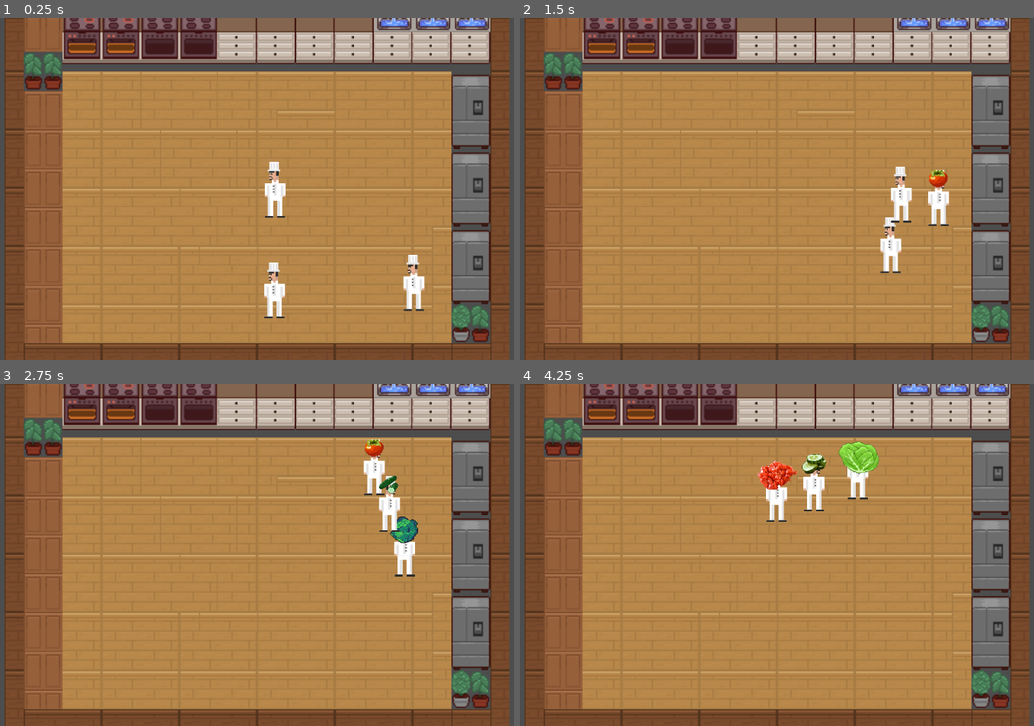
Above: before the commit, frames 1-4 (two rows, left to right).
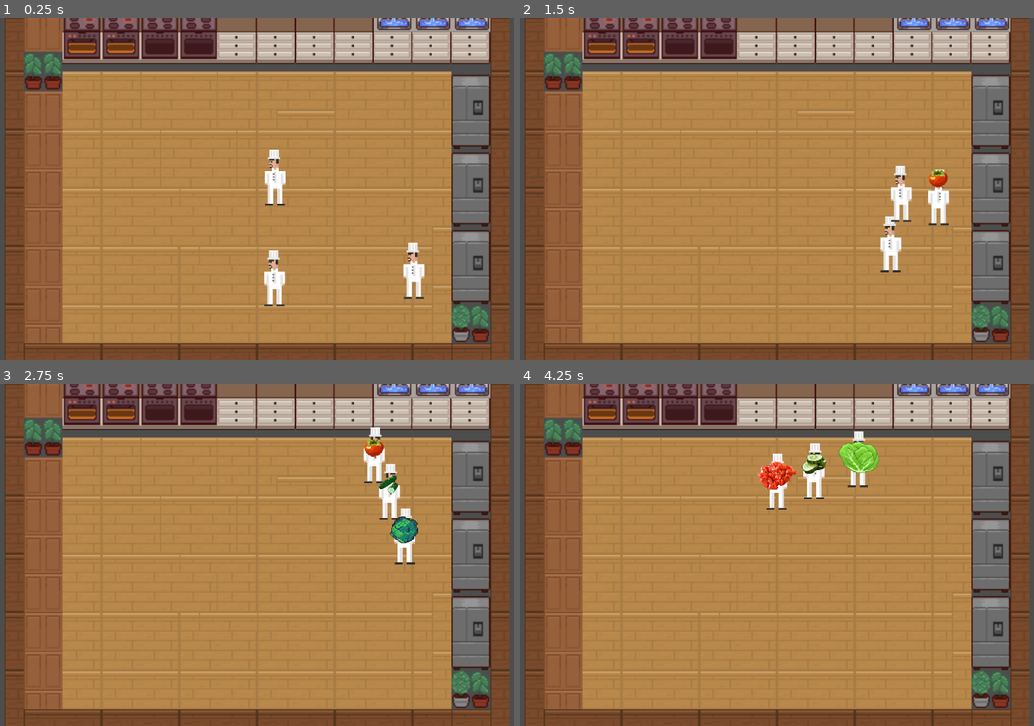
Above: after the commit, the same moments.

Repository: LazImane/OverCooked2D
Game: Godot game, scene res://scenes/game.tscn
Same seed, same stepped clock (60 frames per second), same inputs: the game is played once before the commit and once after it.
Inputs:
- Up to frame 1 (0.25 s): no input
- Up to frame 2 (1.5 s): no input
- Up to frame 3 (2.75 s): no input
- Up to frame 4 (4.25 s): no input

The runs differ from the first frame. In frame 1, 1.5% of the frame differs, in the area x 51-83%, y 38-88%; in frame 2, 0.2%; in frame 3, 1.1%; in frame 4, 0.9%.

Commit message:
hopping bots!

Diff:
--- a/scenes/bot.tscn
+++ b/scenes/bot.tscn
@@ -7,8 +7,47 @@
 radius = 7.0
 height = 20.0
 
-[node name="Bot" type="CharacterBody2D"]
+[sub_resource type="Animation" id="Animation_qpkb6"]
+resource_name = "hop"
+length = 0.5
+loop_mode = 1
+tracks/0/type = "value"
+tracks/0/imported = false
+tracks/0/enabled = true
+tracks/0/path = NodePath("Sprite2D:position")
+tracks/0/interp = 1
+tracks/0/loop_wrap = true
+tracks/0/keys = {
+"times": PackedFloat32Array(0, 0.23333333, 0.5),
+"transitions": PackedFloat32Array(1, 1, 1),
+"update": 0,
+"values": [Vector2(0, 0), Vector2(0, -10), Vector2(0, 0)]
+}
+
+[sub_resource type="Animation" id="Animation_hhacj"]
+length = 0.001
+tracks/0/type = "value"
+tracks/0/imported = false
+tracks/0/enabled = true
+tracks/0/path = NodePath("Sprite2D:position")
+tracks/0/interp = 1
+tracks/0/loop_wrap = true
+tracks/0/keys = {
+"times": PackedFloat32Array(0),
+"transitions": PackedFloat32Array(1),
+"update": 0,
+"values": [Vector2(0, 0)]
+}
+
+[sub_resource type="AnimationLibrary" id="AnimationLibrary_hon3i"]
+_data = {
+&"RESET": SubResource("Animation_hhacj"),
+&"hop": SubResource("Animation_qpkb6")
+}
+
+[node name="Bot" type="CharacterBody2D" node_paths=PackedStringArray("animPlayer")]
 script = ExtResource("1_qpkb6")
+animPlayer = NodePath("AnimationPlayer")
 
 [node name="CollisionShape2D" type="CollisionShape2D" parent="."]
 position = Vector2(2, -2)
@@ -19,3 +58,8 @@
 texture = ExtResource("2_hhacj")
 
 [node name="NavigationAgent2D" type="NavigationAgent2D" parent="."]
+
+[node name="AnimationPlayer" type="AnimationPlayer" parent="."]
+libraries = {
+&"": SubResource("AnimationLibrary_hon3i")
+}
--- a/scripts/bot.gd
+++ b/scripts/bot.gd
@@ -14,6 +14,7 @@
 @export var accel := 800.0
 @export var stop_distance := 50.0
 @export var recipe_name: String = "demo_salad"
+@export var animPlayer:AnimationPlayer
 
 # References
 var _gm: Node = null
@@ -34,6 +35,7 @@
 @onready var sprite = $Sprite2D
 
 func _ready() -> void:
+	playAnim(true)
 	_gm = get_tree().get_first_node_in_group("game_manager")
 	if not _gm:
 		push_error("[BOT %d] GameManager not found!" % bot_id)
@@ -270,6 +272,12 @@
 			stations[station.station_type] = station
 	print("[BOT %d] Found stations: %s" % [bot_id, stations.keys()])
 
+func playAnim(b:bool):
+	if b:
+		animPlayer.play("hop")
+	else:
+		animPlayer.stop()
+
 func _call_interact(station: Node) -> void:
 	if station and station.has_method("interact"):
 		station.interact()
Not shown: 1 places in scenes/bot.tscn that only renumber resources
